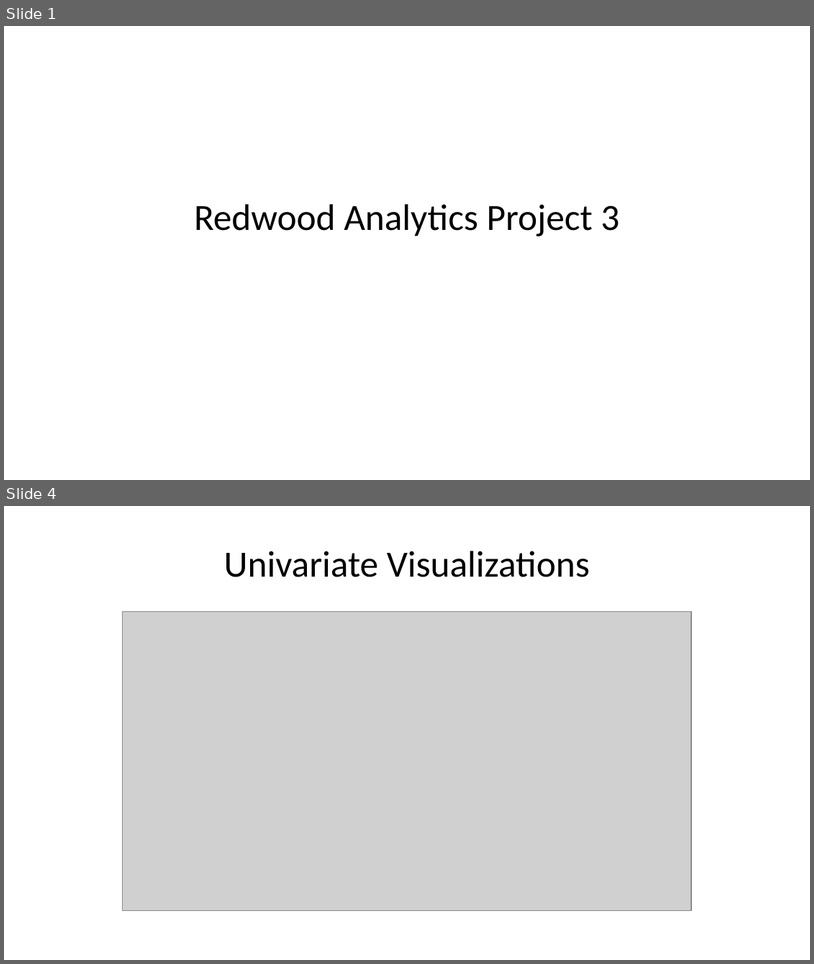
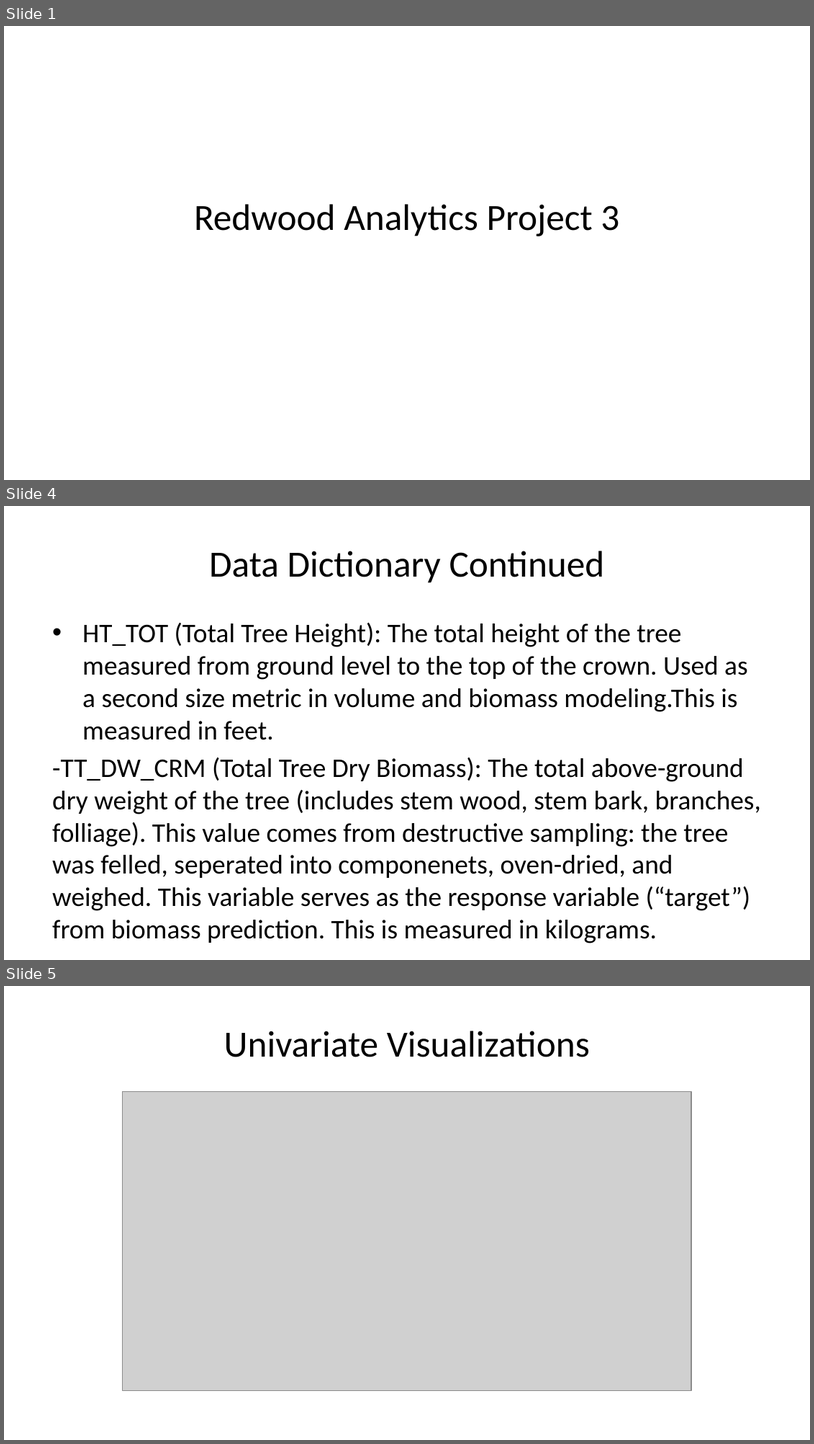
Before and after one commit to deancallahan25/Redwood-Analytics-Portfolio, a slide deck: Project-3/individual-models/data/presentation.pptx. Shown one above the other, each under a label of ours: slides 1 and 4 before the commit, slides 1, 4 and 5 after it; the slides between them are not shown. The pictures are 814x964 and 814x1444 pixels, drawn with LibreOffice and Linux fonts; fonts in the diff are those of the drawing; grey boxes stand for pictures. Boxes give left, top, right and bottom in pixels: in the first picture for what was removed or moved away, otherwise in the second. Text is boxed around its words. In the diff, an @@ line names an element or a change of style, - is before the commit and + after.

```diff
--- a/Project-3/individual-models/data/presentation.pptx
+++ b/Project-3/individual-models/data/presentation.pptx
@@ slide 4 added at bbox=[4, 506, 810, 960], background #FFFFFF @@
@@ title added at bbox=[209, 551, 605, 583], 33 pt, text #000000 @@
+Data Dictionary Continued
@@ text added at bbox=[52, 623, 761, 911], 24 pt, text #000000 @@
+• HT_TOT (Total Tree Height): The total height of the tree measured from ground level to the top of the crown. Used as a second size metric in volume and biomass modeling.This is measured in feet.
+-TT_DW_CRM (Total Tree Dry Biomass): The total above-ground dry weight of the tree (includes stem wood, stem bark, branches, folliage). This value comes from destructive sampling: the tree was felled, seperated into componenets, oven-dried, and weighed. This variable serves as the response variable (“target”) from biomass prediction. This is measured in kilograms.
@@ what was slide 4 is now slide 5 @@
```
Also in this commit, not shown: 2 slides changed, 3 other slides added, 1 slide removed, 1 other file.
